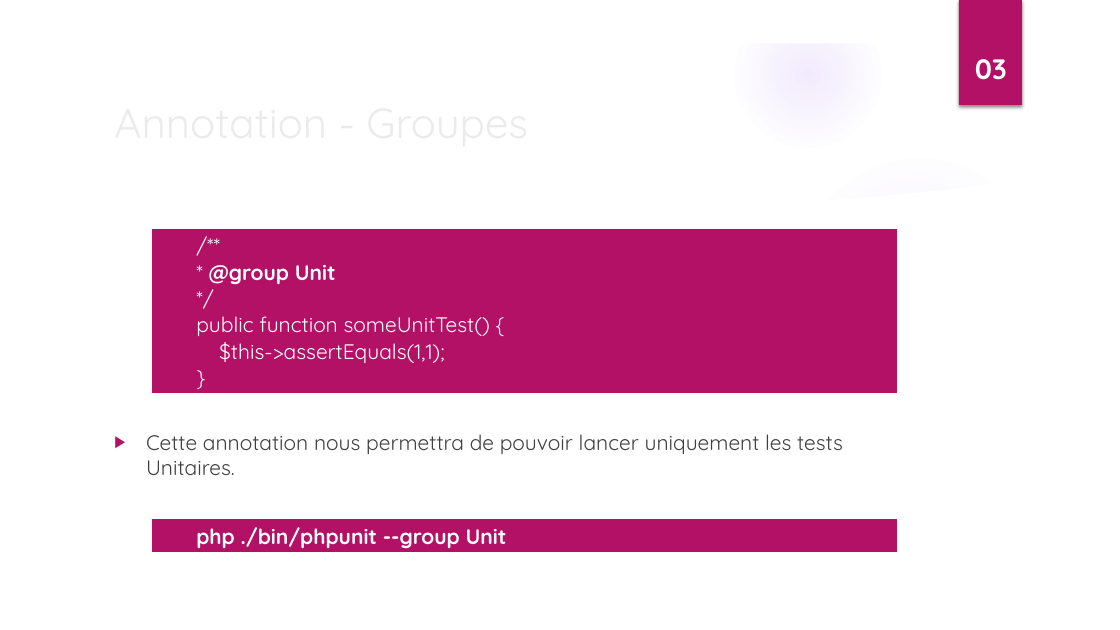
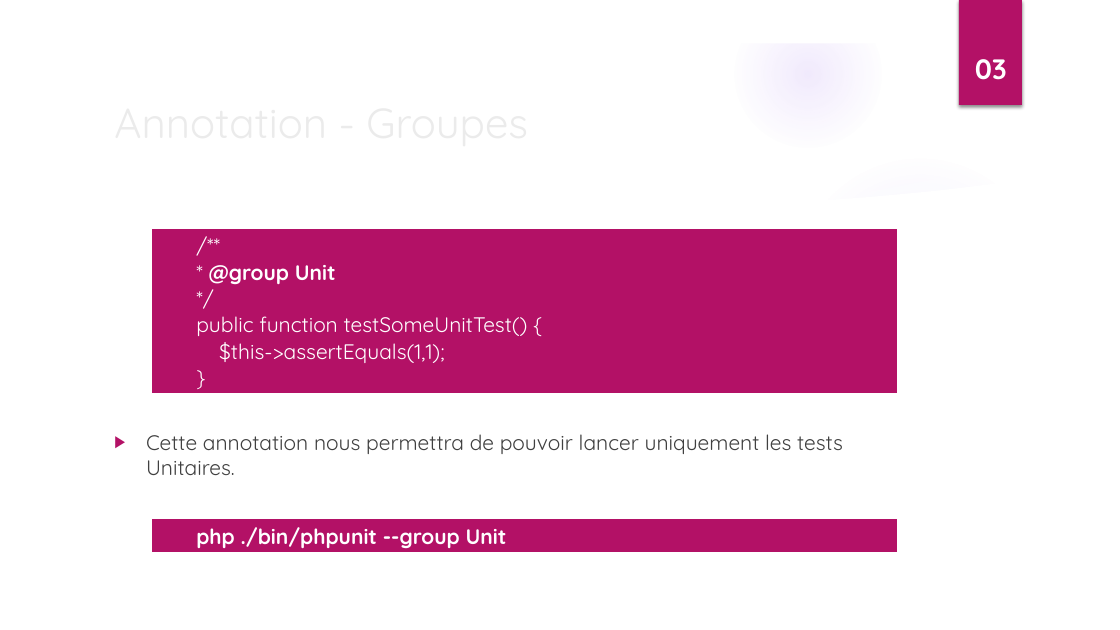
Before and after one commit to JimJLE/Symfony-unitary-and-functional-tests, a slide deck: slide 24 of Tests unitaires et fonctionnels.pptx. Drawn at 1120x630 pixels with LibreOffice and Linux fonts; fonts in the diff are those of the drawing; background and template pictures are left out. Boxes give left, top, right and bottom in pixels: in the first picture for what was removed or moved away, otherwise in the second. Text is boxed around its words. In the diff, an @@ line names an element or a change of style, - is before the commit and + after.

```diff
--- a/Tests unitaires et fonctionnels.pptx
+++ b/Tests unitaires et fonctionnels.pptx
@@ table at (151,229,898,388) @@
-row 1, column 1: /** / * @group Unit / */ / public function someUnitTest() { / $this->assertEquals(1,1); / }
+row 1, column 1: /** / * @group Unit / */ / public function testSomeUnitTest() { / $this->assertEquals(1,1); / }
```
Also in this commit, not shown: 3 other slides changed, 1 slide added, 3 other files.
